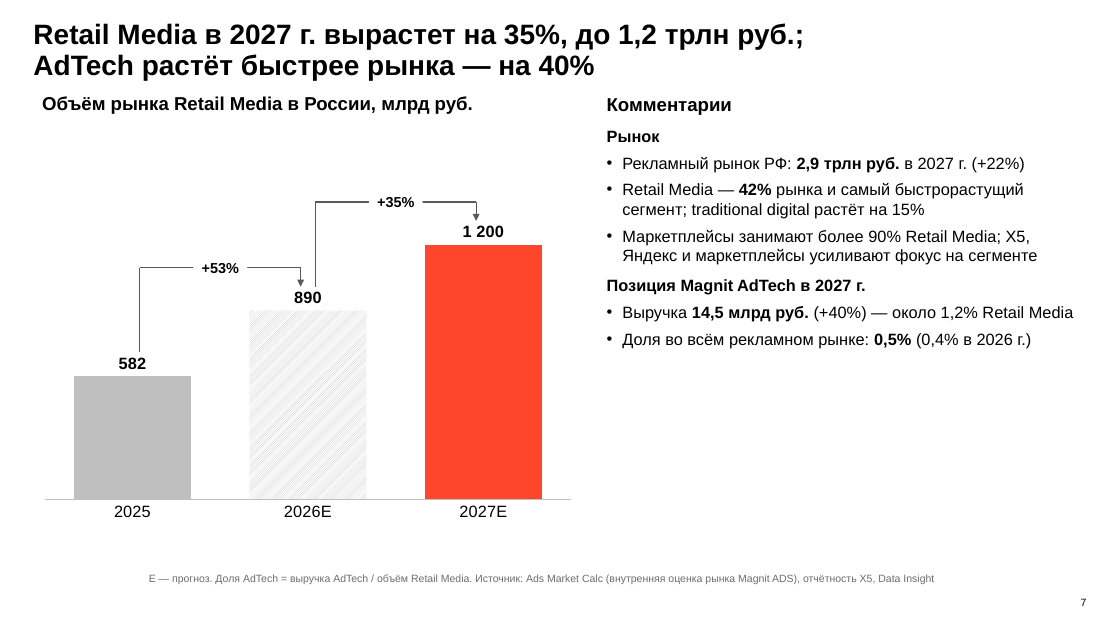
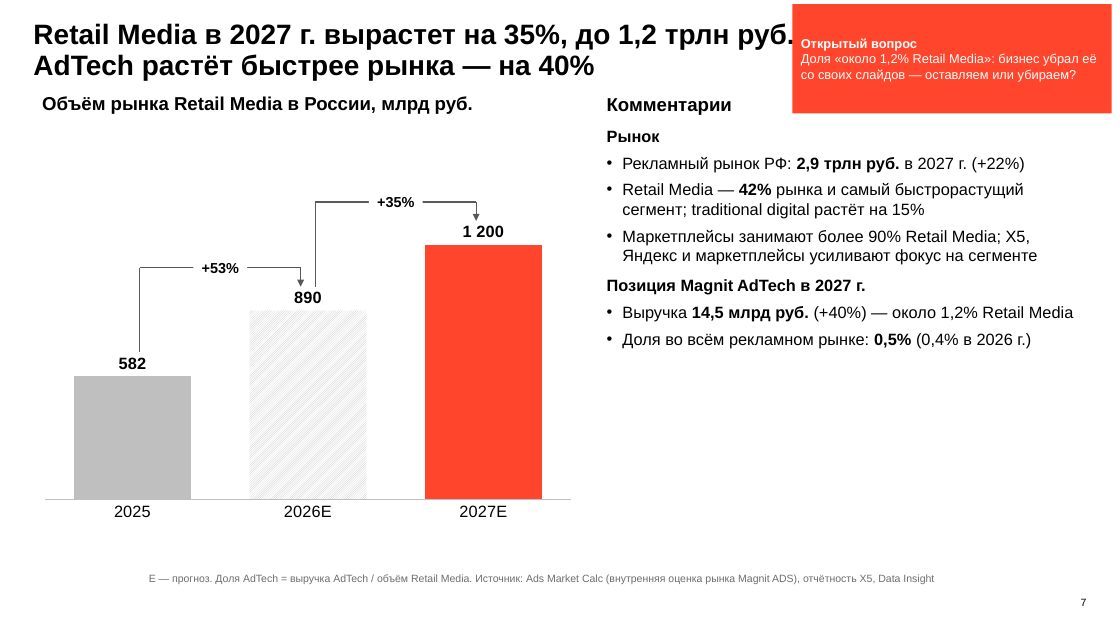
Before and after one commit to DenisMagnit/1, a slide deck: slide 7 of BU27_AdTech_final_deck_1016.pptx. Drawn at 1120x630 pixels with LibreOffice and Linux fonts; fonts in the diff are those of the drawing; background and template pictures are left out. Boxes give left, top, right and bottom in pixels: in the first picture for what was removed or moved away, otherwise in the second. Text is boxed around its words. In the diff, an @@ line names an element or a change of style, - is before the commit and + after.

```diff
--- a/BU27_AdTech_final_deck_1016.pptx
+++ b/BU27_AdTech_final_deck_1016.pptx
@@ rectangle added at (792, 4, 1112, 113), fill #FF452C, 11 pt, text #FFFFFF @@
+Открытый вопрос
+Доля «около 1,2% Retail Media»: бизнес убрал её со своих слайдов — оставляем или убираем?
```
Also in this commit, not shown: 7 other slides changed.
